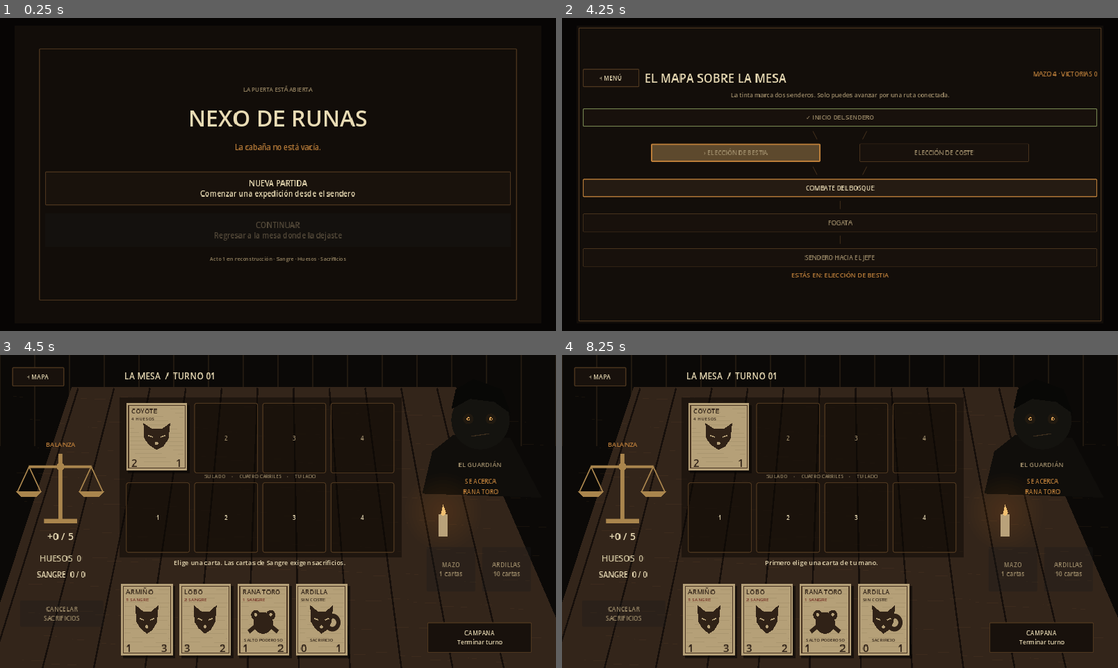
Above: before the commit, frames 1-4 (two rows, left to right).
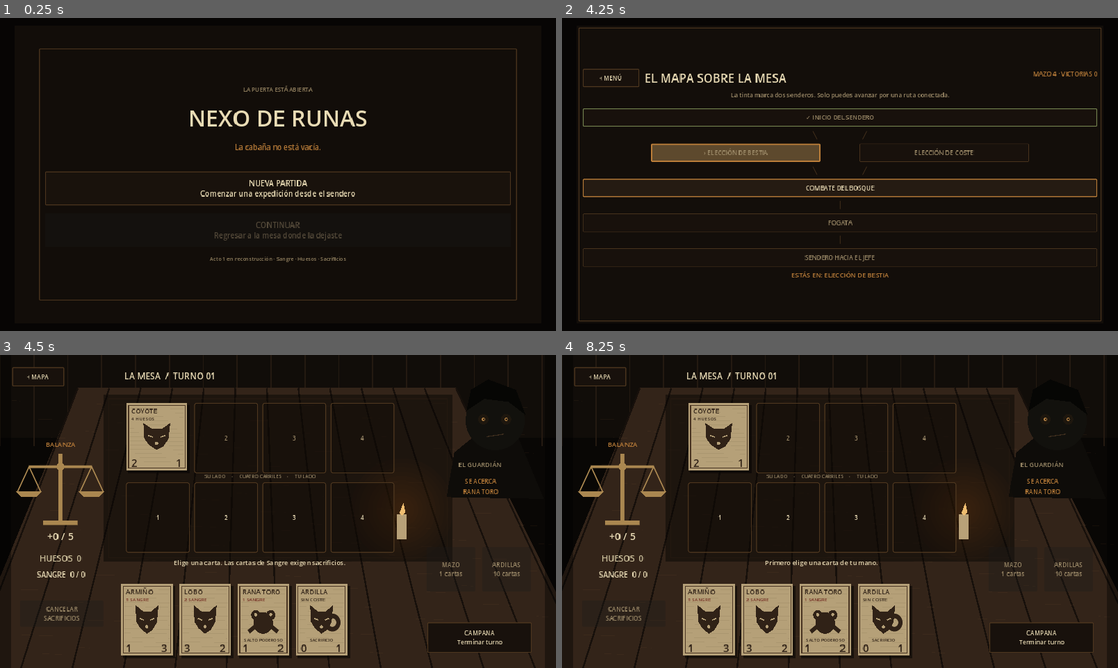
Above: after the commit, the same moments.

Repository: LoloscarPrr/Nexo-de-runas-v2
Game: Godot game, scene res://scenes/main.tscn
The game is run twice, just before and just after one commit, with the same random seed, the same clock (stepped at 60 frames per second) and the same inputs.
Inputs (mouse positions are in pixels of both pictures, inside the frame that each line leads up to):
- Up to frame 1 (0.25 s): no input
- Up to frame 2 (4.25 s): click "NUEVA PARTIDA Comenzar una ex…" at 0.5 s; click "‹ MENÚ" at 1.25 s; click "NUEVA PARTIDA Comenzar una ex…" at 2 s; click "ELECCIÓN DE BESTIA" at 2.75 s; click (756, 180) at 3.52 s
- Up to frame 3 (4.5 s): click "COMBATE DEL BOSQUE" at 4.25 s
- Up to frame 4 (8.25 s): click "‹ MAPA" at 5 s; click "‹ MENÚ" at 5.75 s; click "CONTINUAR Regresar a la mesa …" at 6.5 s; click "COMBATE DEL BOSQUE" at 7.25 s; click "1" at 8 s

Frames 1-2 are identical in both runs. In frame 3, 4.8% of the frame differs, in the area x 2-100%, y 0-100%; in frame 4, 4.8%.

Commit message:
feat(ui): make Acto 1 table responsive

Diff:
--- a/scripts/ui/battle_table.gd
+++ b/scripts/ui/battle_table.gd
@@ -1,49 +1,68 @@
 extends Control
 
 var balance := 0
+var ambience_time := 0.0
 
 func _ready() -> void:
 	mouse_filter = Control.MOUSE_FILTER_IGNORE
+	set_process(true)
+
+func _process(delta: float) -> void:
+	ambience_time += delta
+	queue_redraw()
 
 func _draw() -> void:
-	draw_rect(Rect2(0, 0, 1280, 720), Color("0b0907"))
-	# Cabin boards and converging tabletop create depth without expensive lighting.
-	for i in range(17):
-		var x := float(i) * 80.0
-		draw_line(Vector2(x, 0), Vector2(x, 210), Color("211910"), 3)
-	draw_colored_polygon(PackedVector2Array([Vector2(165, 74), Vector2(1050, 74), Vector2(1330, 720), Vector2(-50, 720)]), Color("33251a"))
-	for i in range(11):
-		var x := float(i) * 118.0
-		draw_line(Vector2(180 + x * 0.7, 76), Vector2(x - 20, 720), Color("160f0b"), 4)
-	for i in range(160):
-		var y := 95.0 + fmod(float(i * 71), 620.0)
-		var x := 30.0 + fmod(float(i * 173), 1180.0)
-		draw_line(Vector2(x, y), Vector2(x + 23 + i % 61, y + 2), Color(0.64, 0.43, 0.23, 0.09), 1)
-	draw_rect(Rect2(275, 98, 650, 367), Color(0.03, 0.02, 0.01, 0.45))
-	# Opponent, barely visible behind the right edge of the table.
-	draw_colored_polygon(PackedVector2Array([Vector2(972, 319), Vector2(995, 222), Vector2(1043, 184), Vector2(1175, 191), Vector2(1247, 328)]), Color("100e0b"))
-	draw_circle(Vector2(1106, 150), 67, Color("14130f"))
-	draw_colored_polygon(PackedVector2Array([Vector2(1039, 125), Vector2(1049, 79), Vector2(1090, 55), Vector2(1155, 79), Vector2(1177, 136), Vector2(1138, 108), Vector2(1082, 101)]), Color("080806"))
-	for eye in [Vector2(1078, 147), Vector2(1130, 147)]:
+	var w := maxf(size.x, 1280.0)
+	var h := maxf(size.y, 720.0)
+	var horizon := 76.0
+	draw_rect(Rect2(0, 0, w, h), Color("090705"))
+	draw_rect(Rect2(0, 0, w, 190), Color("110d09"))
+	for i in range(int(w / 78.0) + 2):
+		var x := float(i) * 78.0
+		draw_line(Vector2(x, 0), Vector2(x, 210), Color("241a11"), 3)
+	draw_colored_polygon(PackedVector2Array([Vector2(w * 0.14, horizon), Vector2(w * 0.82, horizon), Vector2(w + 90, h + 10), Vector2(-90, h + 10)]), Color("332419"))
+	for i in range(13):
+		var t := float(i) / 12.0
+		draw_line(Vector2(lerpf(w * 0.14, w * 0.82, t), horizon), Vector2(lerpf(-70.0, w + 70.0, t), h), Color("17100b"), 4)
+	for i in range(100):
+		var y := 104.0 + fmod(float(i * 71), maxf(1.0, h - 118.0))
+		var x := 24.0 + fmod(float(i * 173), maxf(1.0, w - 48.0))
+		draw_line(Vector2(x, y), Vector2(minf(w - 10.0, x + 22.0 + float(i % 69)), y + 2), Color(0.7, 0.47, 0.24, 0.075), 1)
+	var board_width := minf(790.0, maxf(690.0, w - 510.0))
+	var board_left := (w - board_width) * 0.5
+	draw_rect(Rect2(board_left - 16, 92, board_width + 32, 384), Color(0.025, 0.018, 0.012, 0.48))
+	draw_rect(Rect2(board_left - 5, 101, board_width + 10, 366), Color(0.38, 0.26, 0.14, 0.08), false, 2)
+
+	var gx := w - 140.0
+	draw_colored_polygon(PackedVector2Array([Vector2(gx - 112, 327), Vector2(gx - 94, 224), Vector2(gx - 46, 185), Vector2(gx + 54, 192), Vector2(gx + 112, 331)]), Color("0e0c09"))
+	draw_circle(Vector2(gx, 151), 68, Color("12110d"))
+	draw_colored_polygon(PackedVector2Array([Vector2(gx - 66, 128), Vector2(gx - 56, 80), Vector2(gx - 16, 56), Vector2(gx + 48, 80), Vector2(gx + 70, 138), Vector2(gx + 31, 108), Vector2(gx - 25, 101)]), Color("060604"))
+	var eye_glow := 0.72 + sin(ambience_time * 1.7) * 0.13
+	for eye in [Vector2(gx - 27, 148), Vector2(gx + 25, 148)]:
 		draw_circle(eye, 12, Color(0.77, 0.41, 0.13, 0.07))
-		draw_circle(eye, 4, Color("d09950"))
-		draw_circle(eye + Vector2(1, 0), 2, Color("22150b"))
-	draw_line(Vector2(1085, 187), Vector2(1126, 181), Color("3c2e1e"), 2)
-	# Brass balance: the beam moves with actual battle damage.
-	var brass := Color("a9854d")
+		draw_circle(eye, 4, Color(0.82, 0.59, 0.31, eye_glow))
+		draw_circle(eye + Vector2(1, 0), 2, Color("21150b"))
+	draw_line(Vector2(gx - 20, 188), Vector2(gx + 20, 182), Color("3b2c1d"), 2)
+
+	var brass := Color("aa8750")
 	var tilt := float(clampi(balance, -5, 5)) * 7.0
-	draw_line(Vector2(139, 228), Vector2(139, 377), brass, 8, true)
-	draw_line(Vector2(102, 382), Vector2(177, 382), brass, 9, true)
-	var left := Vector2(67, 257 - tilt)
-	var right := Vector2(210, 257 + tilt)
+	var sx := 139.0
+	draw_line(Vector2(sx, 228), Vector2(sx, 381), brass, 8, true)
+	draw_line(Vector2(sx - 39, 386), Vector2(sx + 39, 386), brass, 9, true)
+	var left := Vector2(sx - 72, 257 - tilt)
+	var right := Vector2(sx + 72, 257 + tilt)
 	draw_line(left, right, brass, 5, true)
-	draw_circle(Vector2(139, 257), 9, brass)
+	draw_circle(Vector2(sx, 257), 9, brass)
 	for point in [left, right]:
 		draw_line(point, point + Vector2(-26, 56), brass, 1.5, true)
 		draw_line(point, point + Vector2(26, 56), brass, 1.5, true)
 		draw_colored_polygon(PackedVector2Array([point + Vector2(-31, 56), point + Vector2(31, 56), point + Vector2(18, 69), point + Vector2(-18, 69)]), brass)
-	# Candle wax, flame and faint warm glow.
-	for radius in range(8, 90, 8):
-		draw_circle(Vector2(1020, 360), float(radius), Color(0.9, 0.48, 0.1, 0.012))
-	draw_rect(Rect2(1010, 366, 20, 52), Color("b9a27a"))
-	draw_colored_polygon(PackedVector2Array([Vector2(1015, 366), Vector2(1020, 344), Vector2(1027, 363), Vector2(1021, 371)]), Color("f1c071"))
+
+	var cx := w - 355.0
+	var wobble := sin(ambience_time * 5.7) * 3.2 + sin(ambience_time * 2.3) * 1.8
+	for radius in range(18, 128, 10):
+		draw_circle(Vector2(cx, 356), float(radius), Color(0.92, 0.48, 0.10, 0.012))
+	draw_rect(Rect2(cx - 11, 366, 22, 58), Color("b8a178"))
+	draw_colored_polygon(PackedVector2Array([Vector2(cx - 6 + wobble * 0.25, 363), Vector2(cx + wobble, 340), Vector2(cx + 8 + wobble * 0.15, 361), Vector2(cx + 1, 370)]), Color("efbd70"))
+	draw_rect(Rect2(0, 0, 26, h), Color(0, 0, 0, 0.38))
+	draw_rect(Rect2(w - 26, 0, 26, h), Color(0, 0, 0, 0.38))
